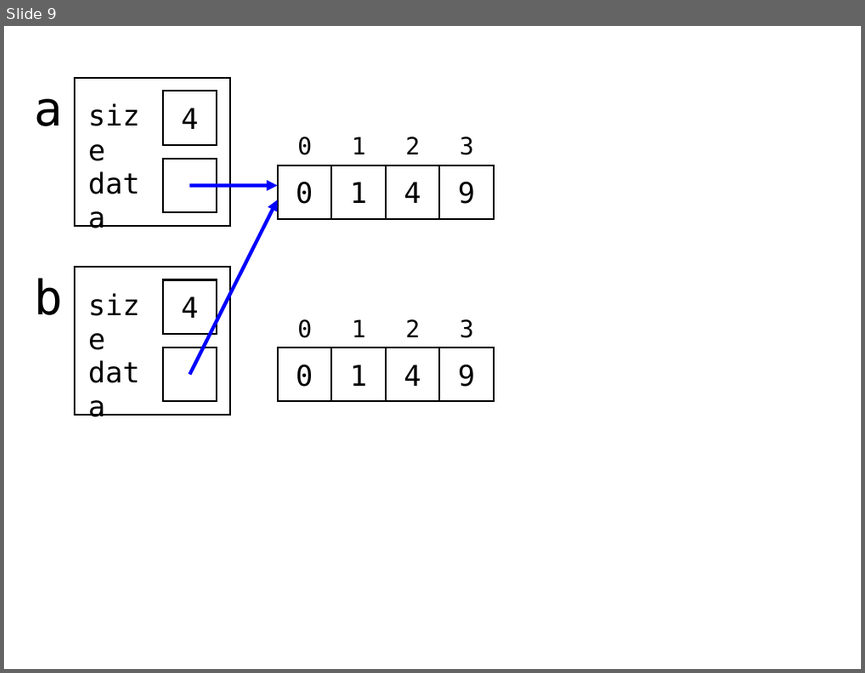
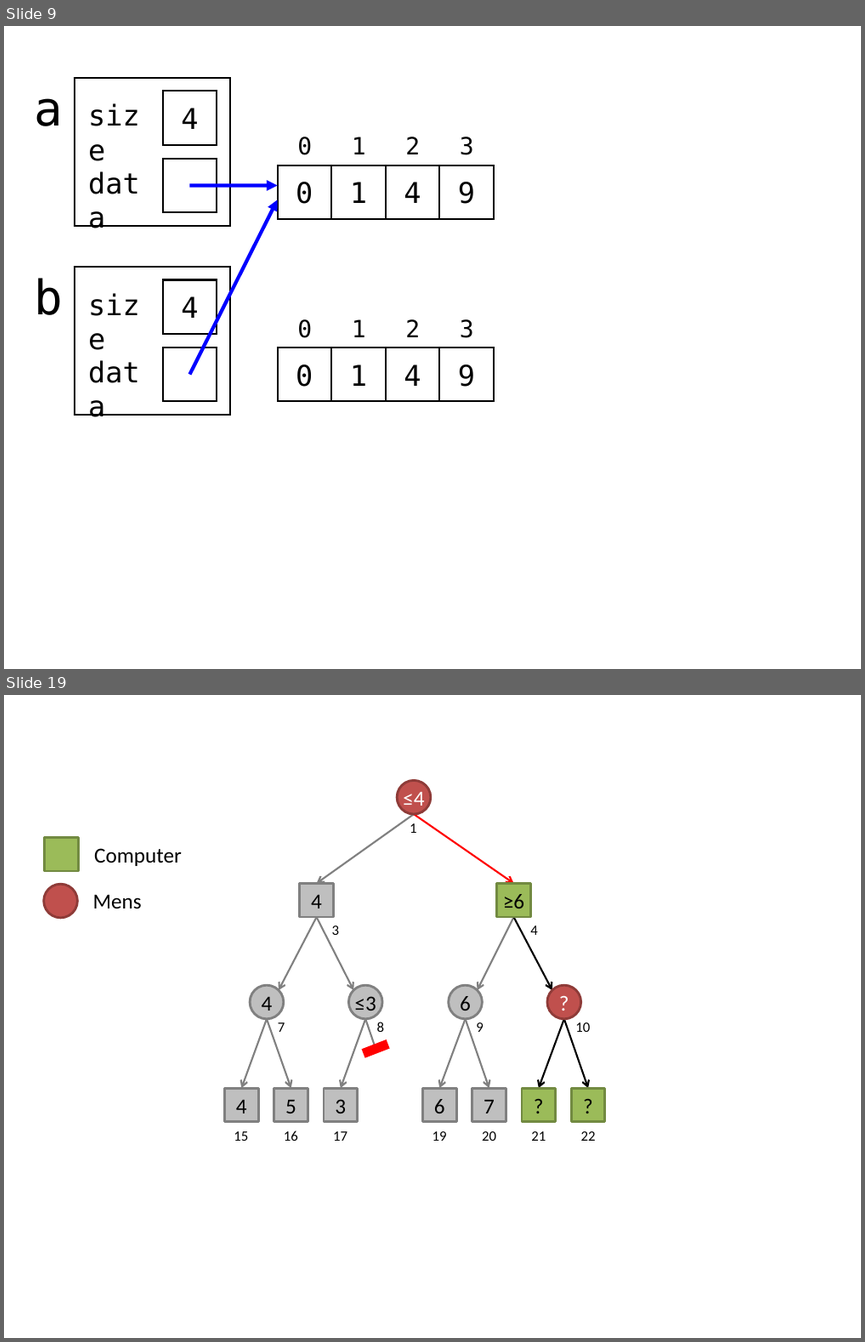
Before and after one commit to HR-ELEKTRO/cppprog, a slide deck: figs/pictures.pptm. Shown one above the other, each under a label of ours: slide 9 before the commit, slides 9 and 19 after it; the slides between them are not shown. The pictures are 865x673 and 865x1342 pixels, drawn with LibreOffice and Linux fonts; fonts in the diff are those of the drawing. Boxes give left, top, right and bottom in pixels: in the first picture for what was removed or moved away, otherwise in the second. Text is boxed around its words. In the diff, an @@ line names an element or a change of style, - is before the commit and + after.

```diff
--- a/figs/pictures.pptm
+++ b/figs/pictures.pptm
@@ slide 19 added at bbox=[4, 695, 861, 1338], background #FFFFFF @@
@@ rectangle added at bbox=[44, 837, 78, 871], fill #9BBB59, outline #738A42 2 pt @@
@@ text added at bbox=[94, 848, 182, 866], 18 pt, text #000000 @@
+Computer
@@ ellipse added at bbox=[43, 884, 77, 917], fill #C0504D, outline #8E3B39 2 pt @@
@@ text added at bbox=[93, 894, 142, 909], 18 pt, text #000000 @@
+Mens
@@ group added at bbox=[224, 781, 605, 1140]: 14 texts, 13 arrows, 9 rectangles, 5 ellipses, 2 lines @@
+4
+5
+3
+6
+7
+?
+?
+4
+6
+?
+4
+≥6
+≤4
+15
+16
+17
+19
+20
+21
+22
+7
+8
+9
+10
+3
+4
+1
+≤3
```
Also in this commit, not shown: 19 other slides added, 55 other files.
